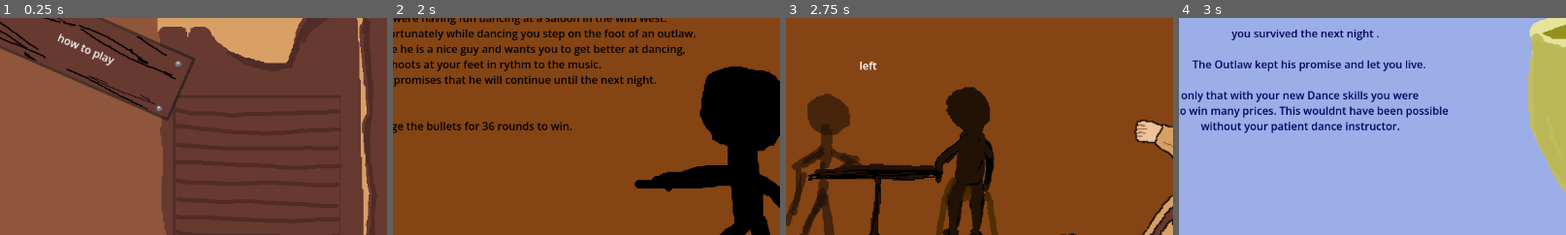
Above: before the commit, frames 1-4 (left to right).
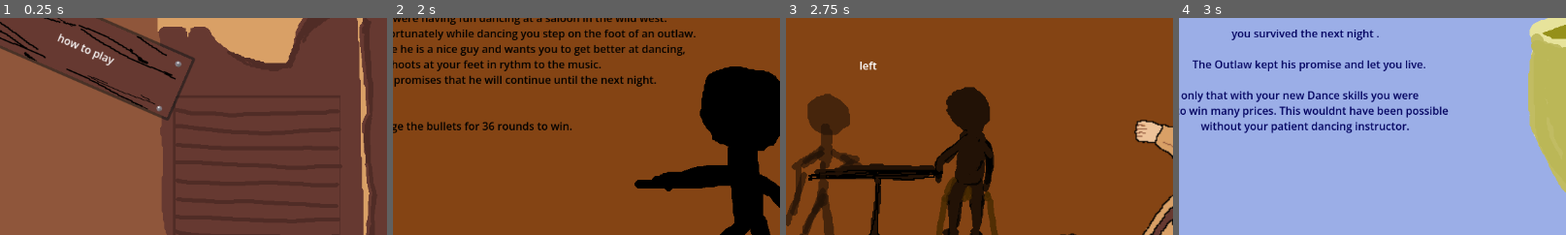
Above: after the commit, the same moments.

Repository: pakized/dancing-in-the-wild-west
Game: Godot game, scene res://Scenes/Menu/MainMenu.tscn
Two runs of this game, one before a commit and one after it. Both use one fixed random seed, a clock stepped at 60 frames per second and the inputs below.
Inputs:
- Up to frame 1 (0.25 s): no input
- Up to frame 2 (2 s): click "how to play" at 0.5 s; click "play" at 1.25 s
- Up to frame 3 (2.75 s): click "play" at 2 s
- Up to frame 4 (3 s): tap Enter at 2.75 s; hold A (moveRight) from 2.78 s (still down); hold P from 2.78 s (still down)
The pictures show only the part of the screen within x 5-55%, y 16-66%; the shares and areas given below are measured in that part.

Frames 1-3 are identical in both runs. In frame 4, 0.4% of the frame differs, in the area x 40-60%, y 47-54%.

Commit message:
fix typo and make exlosion sprite nicer

Diff:
--- /dev/null
+++ b/HighscoreManager.gd
@@ -0,0 +1,11 @@
+extends Node
+
+
+# Called when the node enters the scene tree for the first time.
+func _ready() -> void:
+	pass # Replace with function body.
+
+
+# Called every frame. 'delta' is the elapsed time since the previous frame.
+func _process(delta: float) -> void:
+	pass
--- a/Scenes/EndingScene.tscn
+++ b/Scenes/EndingScene.tscn
@@ -27,7 +27,7 @@
 
       Not only that with your new Dance skills you were
    able to win many prices. This wouldnt have been possible
-                     without your patient dance instructor. "
+                     without your patient dancing instructor. "
 
 [node name="Sprite2D" type="Sprite2D" parent="." unique_id=1886621287]
 z_index = -1
--- a/Scenes/Explosion.tscn
+++ b/Scenes/Explosion.tscn
@@ -1,19 +1,18 @@
 [gd_scene format=3 uid="uid://4iq83j5nk4xo"]
 
 [ext_resource type="Script" uid="uid://bi8hphul5jwj" path="res://Scripts/Game/explosion.gd" id="1_ix64a"]
-[ext_resource type="Texture2D" uid="uid://c53ukwxmljal2" path="res://Assets/Explosion1.png" id="1_mbc3v"]
+[ext_resource type="Texture2D" uid="uid://c3ty3aaxi4734" path="res://Assets/UI/Explosion.png" id="2_wcvtd"]
 [ext_resource type="AudioStream" uid="uid://dqc14hkgtg8tj" path="res://Assets/Audio/dragon-studio-gunshot-511311.mp3" id="3_wcvtd"]
 
 [sub_resource type="CircleShape2D" id="CircleShape2D_ix64a"]
-radius = 27.018513
+radius = 34.0147
 
 [node name="Area2D" type="Area2D" unique_id=787850690]
 script = ExtResource("1_ix64a")
 
 [node name="Explosion1" type="Sprite2D" parent="." unique_id=297727302]
 position = Vector2(288, 210)
-scale = Vector2(3.125, 3.125)
-texture = ExtResource("1_mbc3v")
+texture = ExtResource("2_wcvtd")
 
 [node name="CollisionShape2D" type="CollisionShape2D" parent="." unique_id=998783833]
 visibility_layer = 2
--- a/Scripts/Game/game.gd
+++ b/Scripts/Game/game.gd
@@ -7,6 +7,38 @@
 var live
 var score = 0
 var liveLost = 0
+#const SAVEPATH = "res://Scripts/highscores.json"
+#
+#
+#func save_score(player_name: String, score: int):
+	#var scores = load_scores()
+	#scores.append({
+		#"name": player_name,
+		#"score": score
+	#})
+	#scores.sort_custom(func(a, b): return a.score > b.score)
+	#if scores.size() > 10:
+		#scores = scores.slice(0, 10)
+	#var file = FileAccess.open(SAVEPATH, FileAccess.WRITE)
+	#file.store_string(JSON.stringify(scores))
+	#file.close()
+#
+#
+#func load_scores():
+	#if not FileAccess.file_exists(SAVEPATH):
+		#return []
+	#
+	#var file = FileAccess.open(SAVEPATH, FileAccess.READ)
+	#var content = file.get_as_text()
+	#file.close()
+	#var data = JSON.parse_string(content)
+	#if typeof(data) == TYPE_ARRAY:
+		#return data
+	#else:
+		#return []
+
+
+
 
 func on_player_hit():
 	live -= 1
Binary file added: Assets/UI/Explosion.aseprite
Binary file added: Assets/UI/Explosion.png
Not shown, added: Assets/UI/Explosion.png.import
Not shown, added: HighscoreManager.gd.uid
